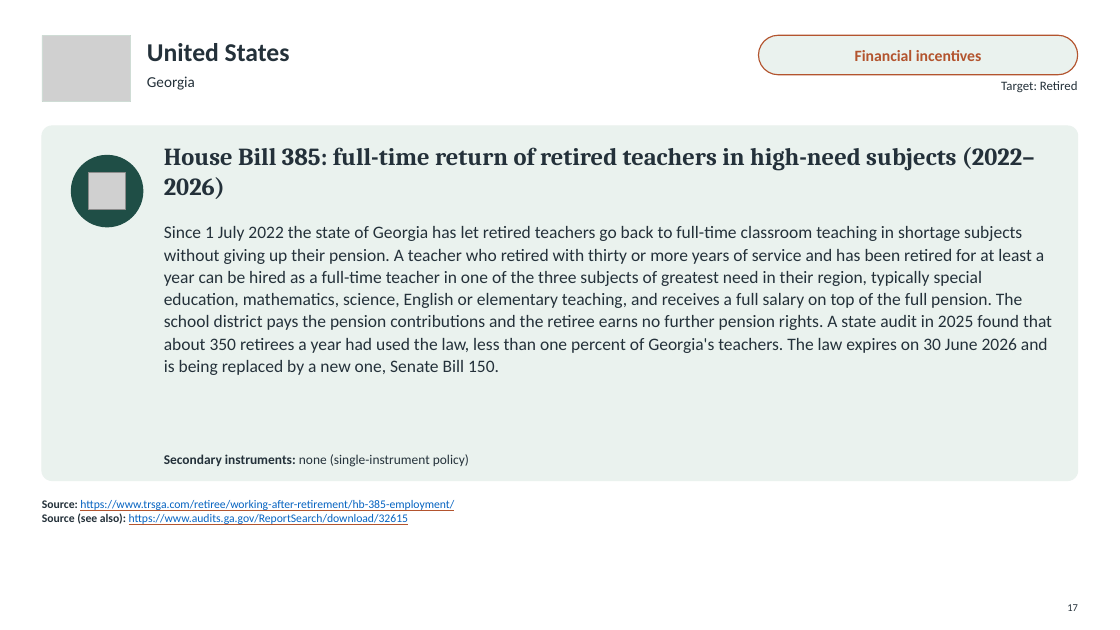
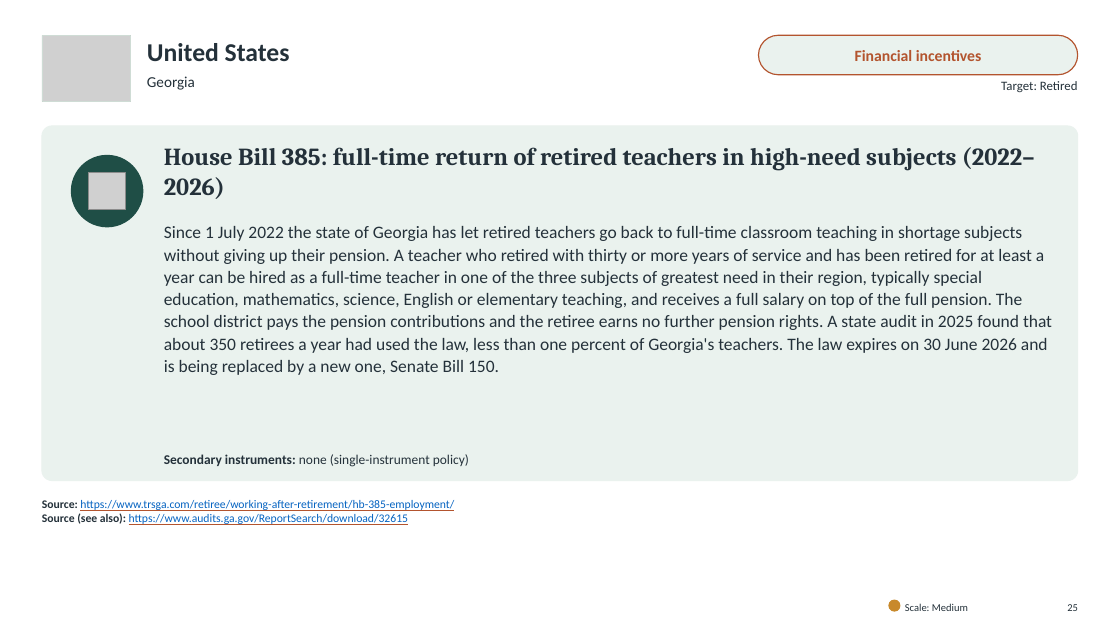
Before and after one commit to jedr1-ship-it/Alternative-Pathways----Quant, a slide deck: slide 25 of policies/Re-attracting_Former_Teachers.pptx (slide 17 before the commit). Drawn at 1120x630 pixels with LibreOffice and Linux fonts; fonts in the diff are those of the drawing; grey boxes stand for pictures. Boxes give left, top, right and bottom in pixels: in the first picture for what was removed or moved away, otherwise in the second. Text is boxed around its words. In the diff, an @@ line names an element or a change of style, - is before the commit and + after.

```diff
--- a/policies/Re-attracting_Former_Teachers.pptx
+++ b/policies/Re-attracting_Former_Teachers.pptx
@@ ellipse added at (x1=889, y1=600, x2=900, y2=611), fill #C8892B, outline #C8892B 1 pt @@
@@ text added at (x1=905, y1=603, x2=968, y2=611), 9 pt, text #24313A @@
+Scale: Medium
@@ text at (x1=1067, y1=604, x2=1078, y2=611): text changed @@
-17
+25
```
Also in this commit, not shown: 17 other slides changed, 15 slides added, 1 slide removed, 5 other files.
